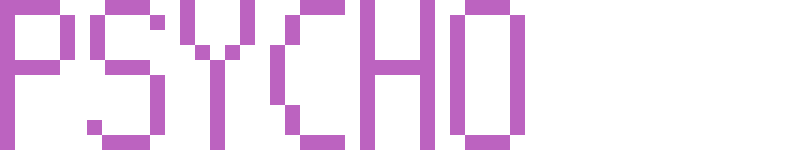
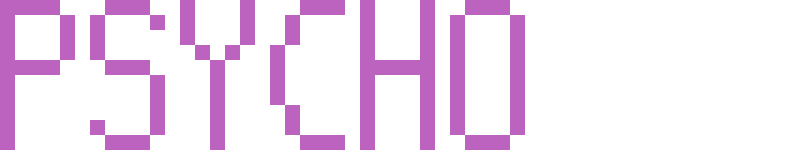
The second 795 × 150 image is a revision of the first. Changes to its layers:
renamed "psycho.xcf" to "Layer", painted on it over [left=87, top=120, right=105, bottom=150]
removed layer "Background" over [left=87, top=120, right=105, bottom=150]
